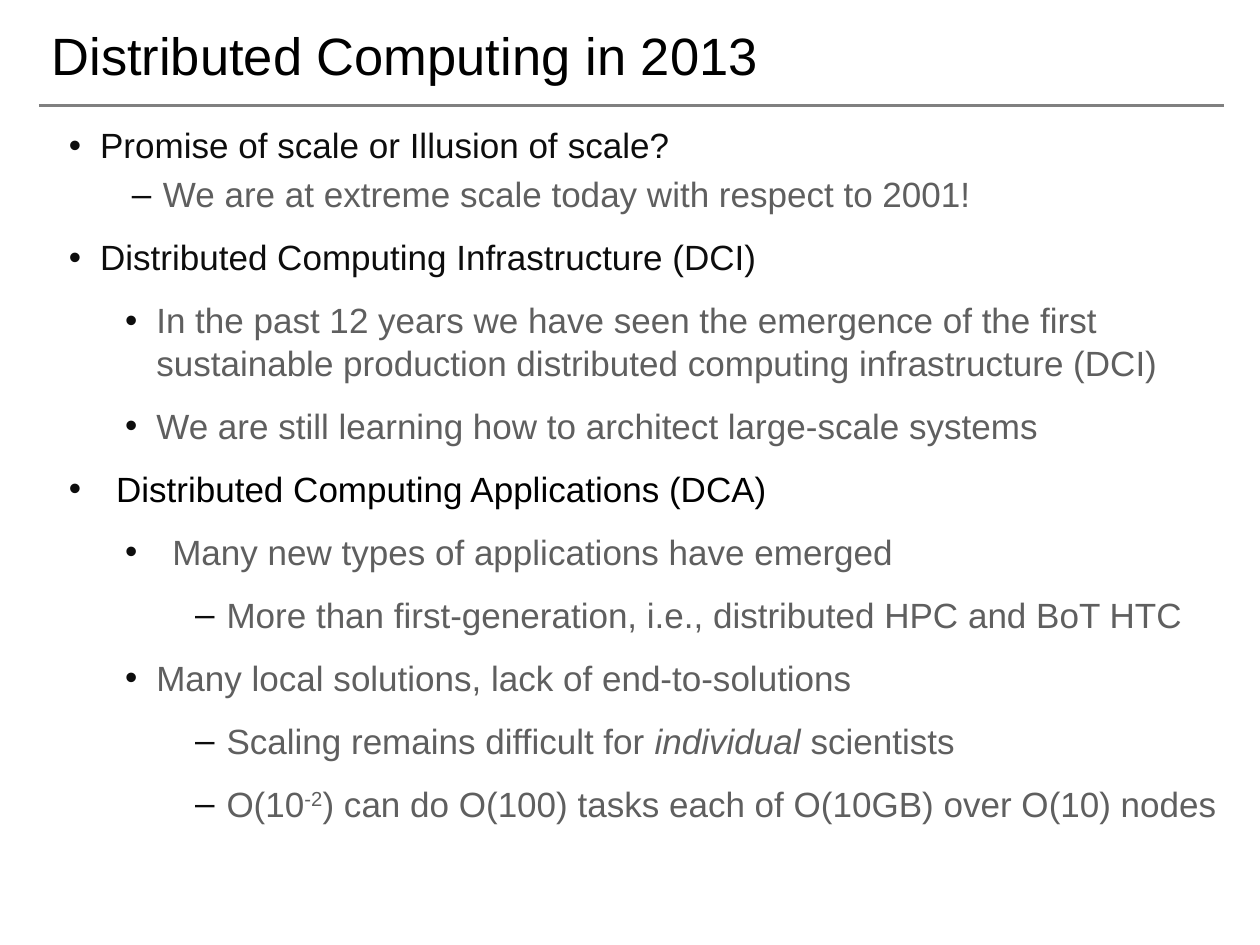
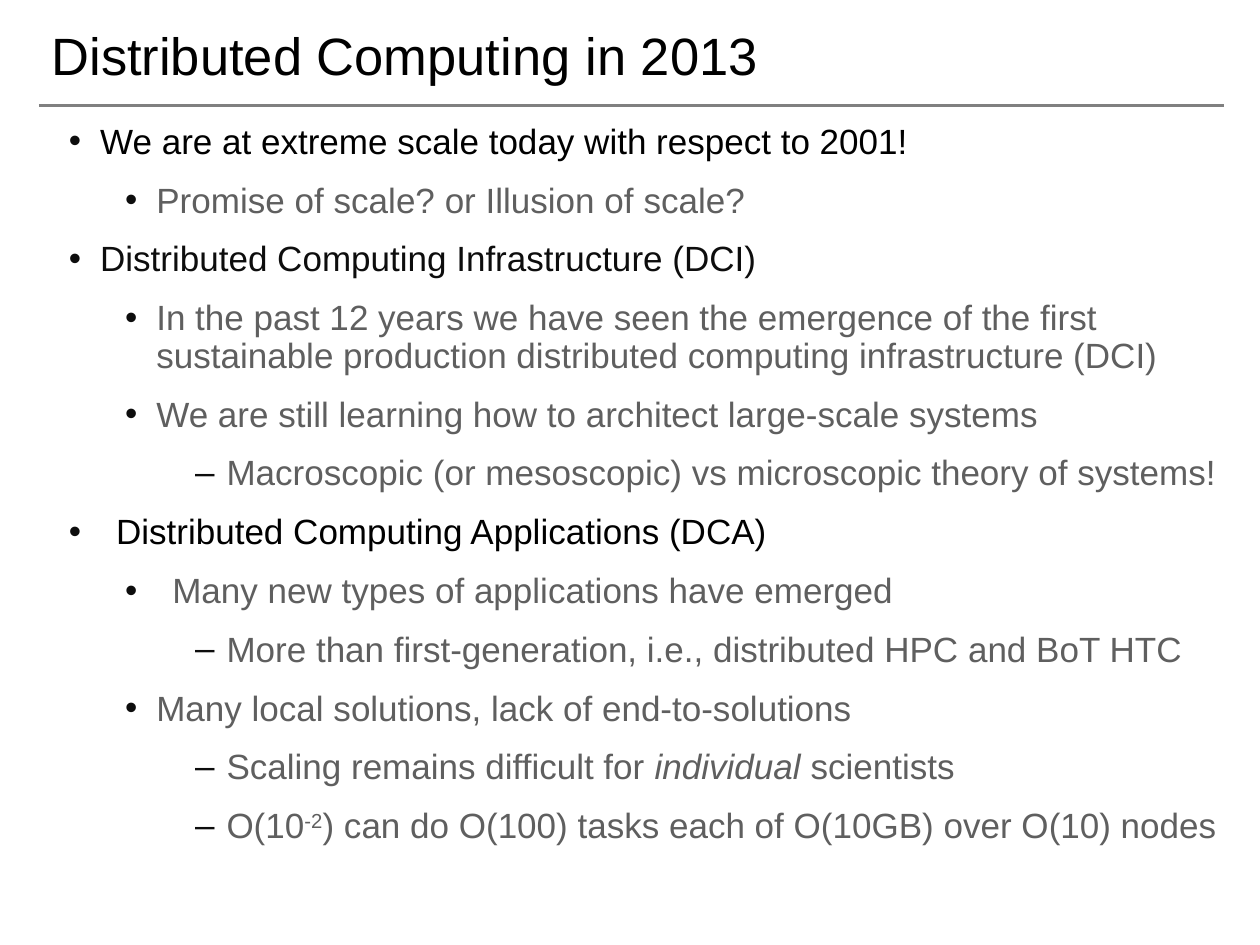
Before and after one commit to saga-project/presentations, a slide deck: slide 2 of radical-magic.pptx. Drawn at 1260x945 pixels with LibreOffice and Linux fonts; fonts in the diff are those of the drawing; background and template pictures are left out. Boxes give left, top, right and bottom in pixels: in the first picture for what was removed or moved away, otherwise in the second. Text is boxed around its words. In the diff, an @@ line names an element or a change of style, - is before the commit and + after.

```diff
--- a/radical-magic.pptx
+++ b/radical-magic.pptx
@@ text at (100,132,669,159): paragraph removed @@
-• Promise of scale or Illusion of scale?
@@ text at (100,128,1216,845): text colour #5F5F5F to #000000 in "We are at extreme scale today with ..."; bullet – to •; line spacing 1 to 0.9; more space between paragraphs @@
@@ text at (156,187,745,214): paragraph added @@
+    • Promise of scale? or Illusion of scale?
@@ text at (227,459,1215,492): paragraph added @@
+      – Macroscopic (or mesoscopic) vs microscopic theory of systems!
```
Also in this commit, not shown: 13 other slides changed, 1 slide added.
